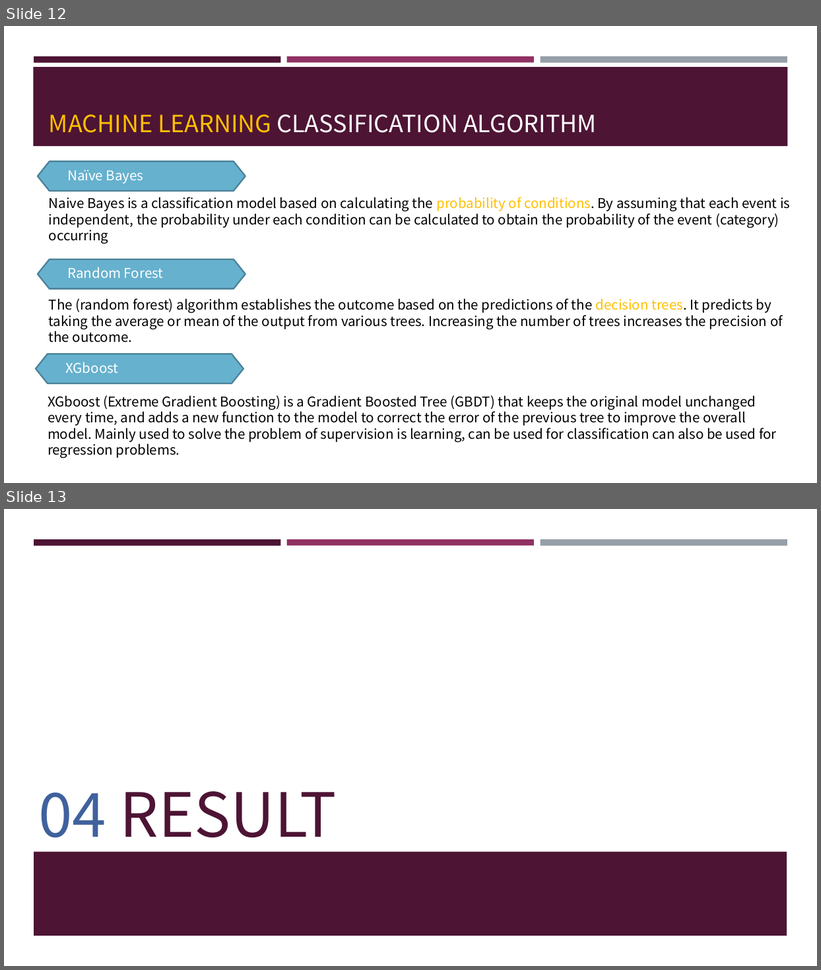
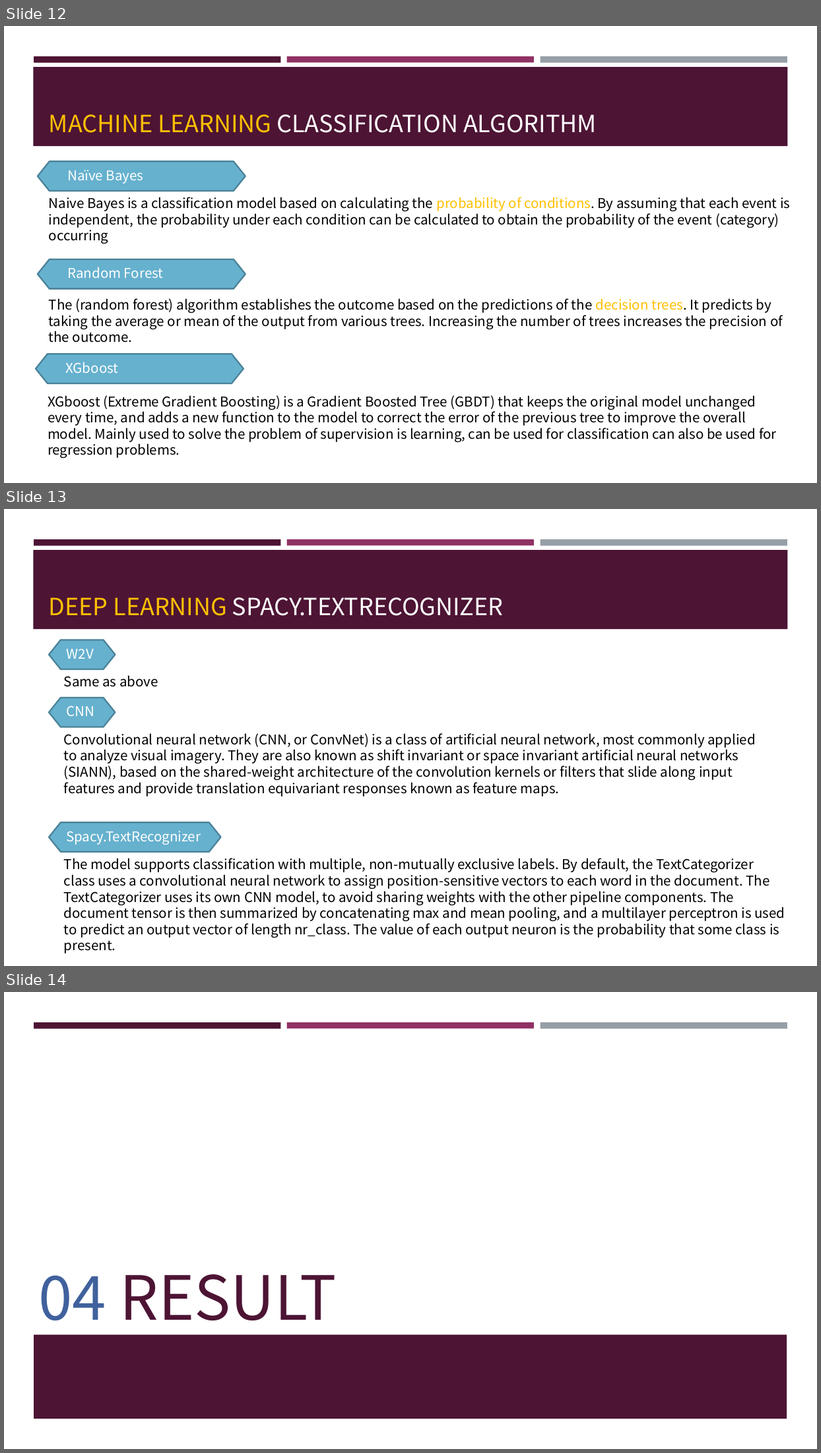
Before and after one commit to frankye1000/NYCU-DigitalMedicine, a slide deck: Case_Presentation_1/ppt/case1_CT_02.pptx. Shown one above the other, each under a label of ours: slides 12 and 13 before the commit, slides 12, 13 and 14 after it. The pictures are 821x970 and 821x1453 pixels, drawn with LibreOffice and Linux fonts; fonts in the diff are those of the drawing. Boxes give left, top, right and bottom in pixels: in the first picture for what was removed or moved away, otherwise in the second. Text is boxed around its words. In the diff, an @@ line names an element or a change of style, - is before the commit and + after.

```diff
--- a/Case_Presentation_1/ppt/case1_CT_02.pptx
+++ b/Case_Presentation_1/ppt/case1_CT_02.pptx
@@ slide 13 added at bbox=[4, 509, 817, 966], background #FFFFFF; not listed: 4 template elements that a slide beside it also shows @@
@@ title added at bbox=[49, 597, 504, 616], 28 pt, text #FFFFFF @@
+DEEP LEARNING SPACY.TEXTRECOGNIZER
@@ hexagon added at bbox=[49, 640, 116, 669], fill #66B1CE, outline #4B8398 1.75 pt @@
@@ text added at bbox=[67, 649, 94, 659], 16 pt, text #FFFFFF @@
+W2V
@@ text added at bbox=[64, 675, 158, 687], 16 pt, text #000000 @@
+Same as above
@@ hexagon added at bbox=[49, 698, 116, 727], fill #66B1CE, outline #4B8398 1.75 pt @@
@@ text added at bbox=[67, 706, 95, 716], 16 pt, text #FFFFFF @@
+CNN
@@ text added at bbox=[64, 733, 755, 797], 16 pt, text #000000 @@
+Convolutional neural network (CNN, or ConvNet) is a class of artificial neural network, most commonly applied to analyze visual imagery. They are also known as shift invariant or space invariant artificial neural networks (SIANN), based on the shared-weight architecture of the convolution kernels or filters that slide along input features and provide translation equivariant responses known as feature maps.
@@ hexagon added at bbox=[49, 823, 221, 852], fill #66B1CE, outline #4B8398 1.75 pt @@
@@ text added at bbox=[66, 831, 201, 845], 16 pt, text #FFFFFF @@
+Spacy.TextRecognizer
@@ text added at bbox=[64, 858, 785, 954], 16 pt, text #000000 @@
+The model supports classification with multiple, non-mutually exclusive labels. By default, the TextCategorizer class uses a convolutional neural network to assign position-sensitive vectors to each word in the document. The TextCategorizer uses its own CNN model, to avoid sharing weights with the other pipeline components. The document tensor is then summarized by concatenating max and mean pooling, and a multilayer perceptron is used to predict an output vector of length nr_class. The value of each output neuron is the probability that some class is present.
@@ what was slide 13 is now slide 14 @@
```
Also in this commit, not shown: 4 slides changed, 1 other slide added, 3 other files.
